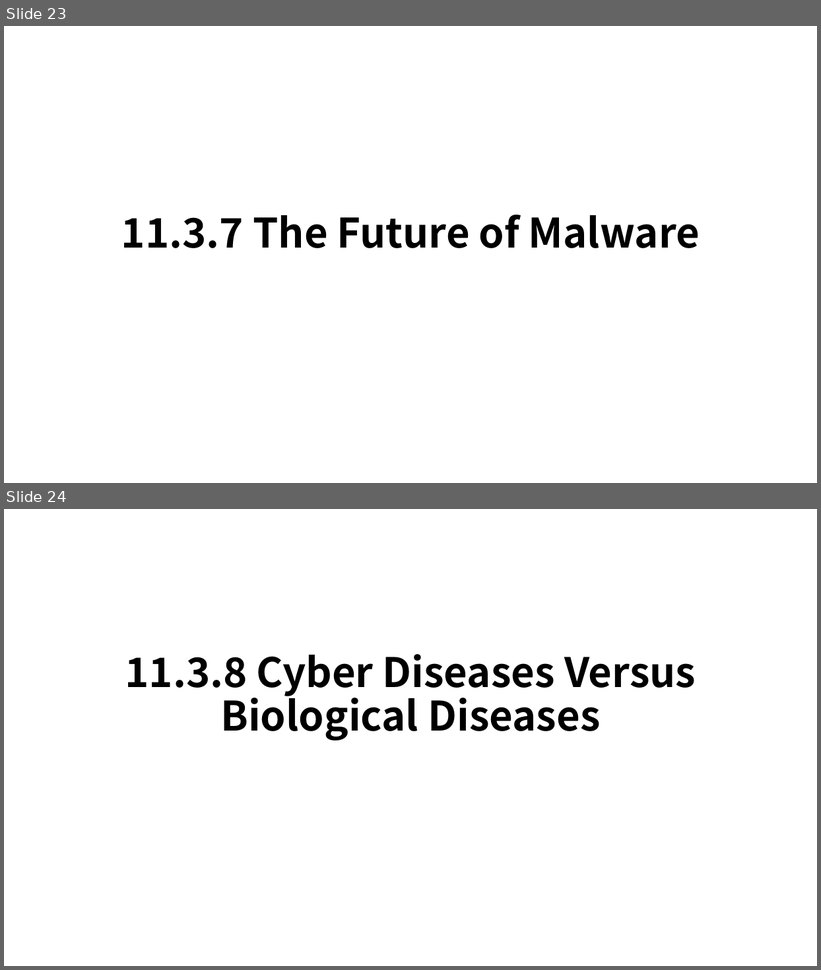
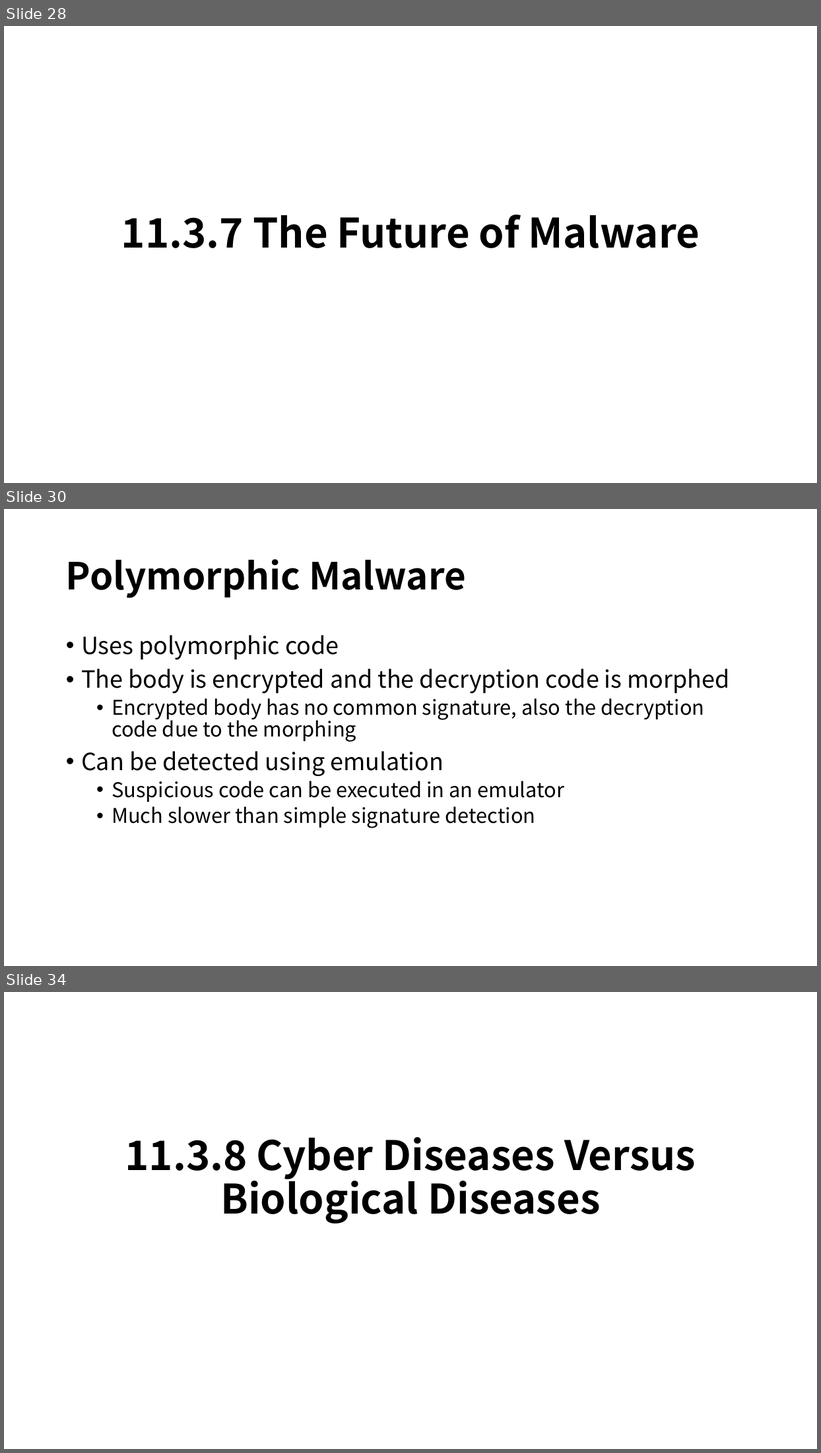
Before and after one commit to b1011dong/InformationSecutiryStudy, a slide deck: HW4/Malware.pptx. Shown one above the other, each under a label of ours: slides 23 and 24 before the commit, slides 28, 30 and 34 after it; the slides between them are not shown. The pictures are 821x970 and 821x1453 pixels, drawn with LibreOffice and Linux fonts; fonts in the diff are those of the drawing. Boxes give left, top, right and bottom in pixels: in the first picture for what was removed or moved away, otherwise in the second. Text is boxed around its words. In the diff, an @@ line names an element or a change of style, - is before the commit and + after.

```diff
--- a/HW4/Malware.pptx
+++ b/HW4/Malware.pptx
@@ slide 30 added at [4,509,817,966], background #FFFFFF @@
@@ title added at [66,559,466,598], 44 pt, text #000000, bold @@
+Polymorphic Malware
@@ text added at [81,635,730,828], 24 pt, text #000000 @@
+• Uses polymorphic code
+• The body is encrypted and the decryption code is morphed
+  • Encrypted body has no common signature, also the decryption code due to the morphing
+• Can be detected using emulation
+  • Suspicious code can be executed in an emulator
+  • Much slower than simple signature detection
@@ what was slide 23 is now slide 28 @@
@@ what was slide 24 is now slide 34 @@
```
Also in this commit, not shown: 1 slide changed, 10 other slides added.
